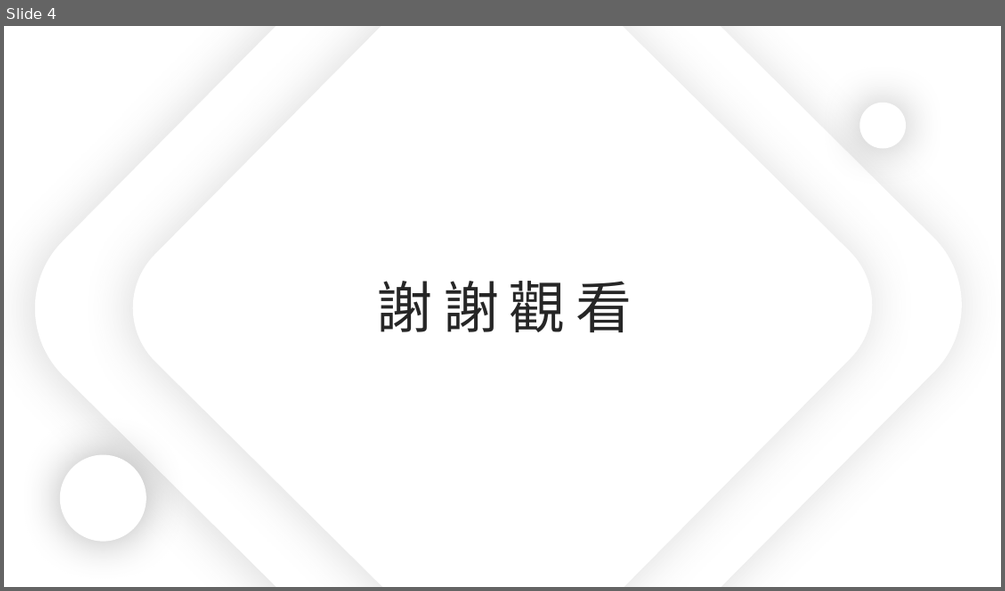
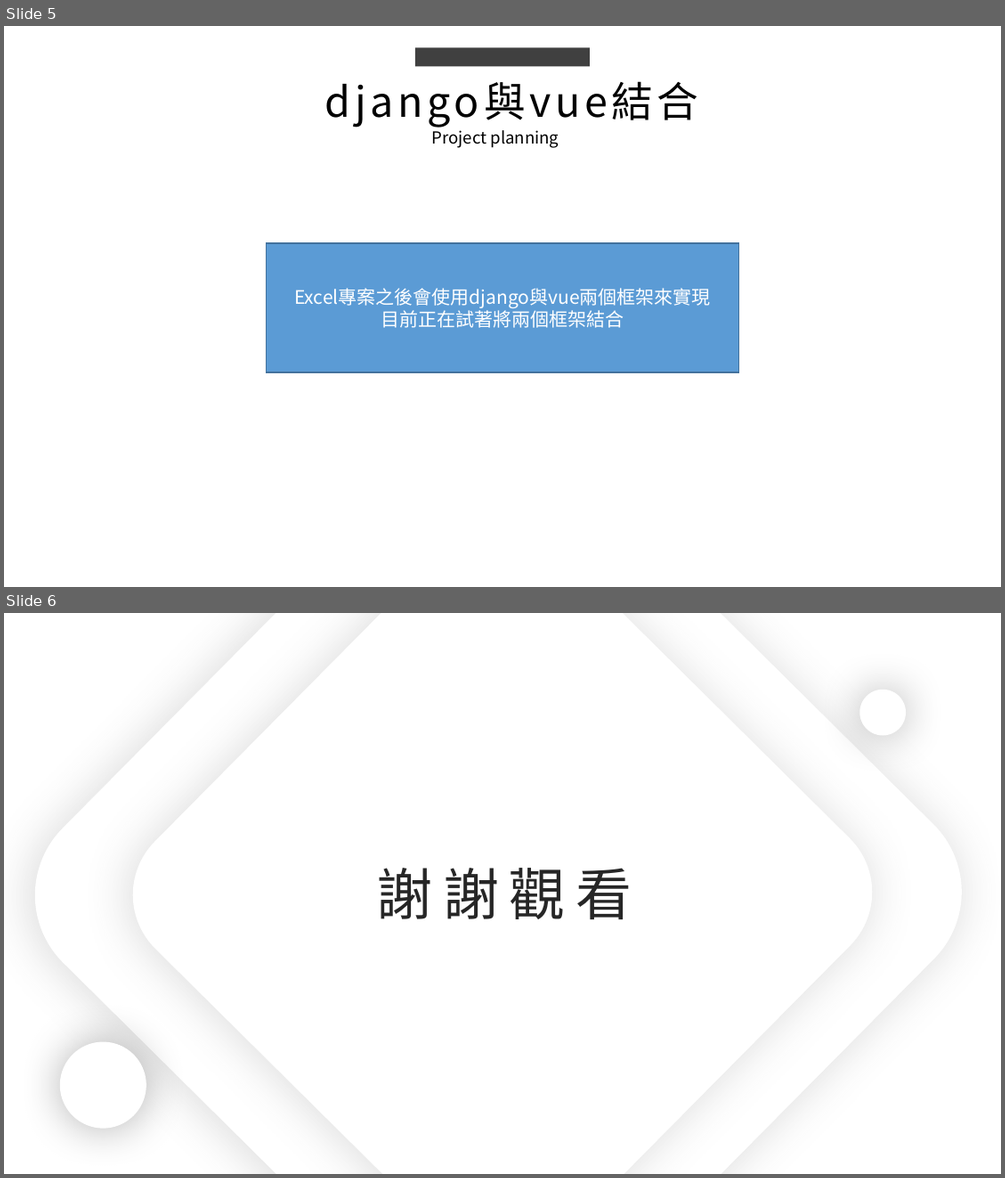
Before and after one commit to king637324/KnowledgeGreenhouseSystem, a slide deck: 工作日報_葉柏漢/2021.11/2021.11.09(加班)_2021.11.10工作日報_葉柏漢.pptx. Shown one above the other, each under a label of ours: slide 4 before the commit, slides 5 and 6 after it. The pictures are 1005x591 and 1005x1178 pixels, drawn with LibreOffice and Linux fonts; fonts in the diff are those of the drawing. Boxes give left, top, right and bottom in pixels: in the first picture for what was removed or moved away, otherwise in the second. Text is boxed around its words. In the diff, an @@ line names an element or a change of style, - is before the commit and + after.

```diff
--- a/工作日報_葉柏漢/2021.11/2021.11.09(加班)_2021.11.10工作日報_葉柏漢.pptx
+++ b/工作日報_葉柏漢/2021.11/2021.11.09(加班)_2021.11.10工作日報_葉柏漢.pptx
@@ slide 5 added at (4, 26, 1001, 587), background #FFFFFF @@
@@ rectangle added at (415, 47, 590, 66), fill #404040 @@
@@ text added at (318, 71, 890, 129), 40 pt, text #000000 @@
+django與vue結合
@@ text added at (432, 127, 558, 148), 16 pt, text #000000 @@
+Project planning
@@ rectangle added at (267, 244, 739, 373), fill #5B9BD5, outline #43739E 1 pt, 18 pt, text #FFFFFF @@
+Excel專案之後會使用django與vue兩個框架來實現
+目前正在試著將兩個框架結合
@@ what was slide 4 is now slide 6 @@
```
Also in this commit, not shown: 1 slide changed, 1 other slide added, 3 other files.
